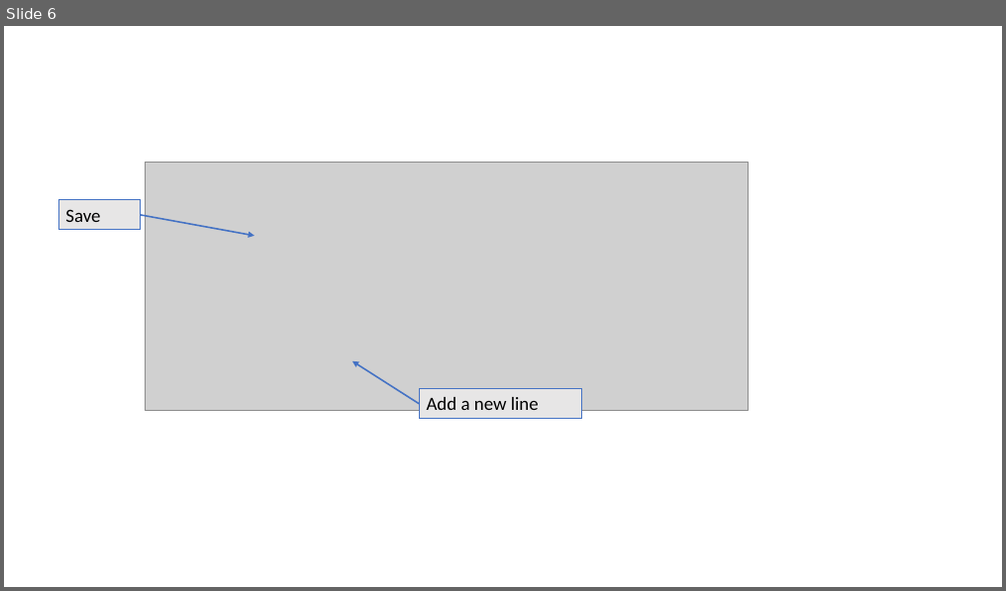
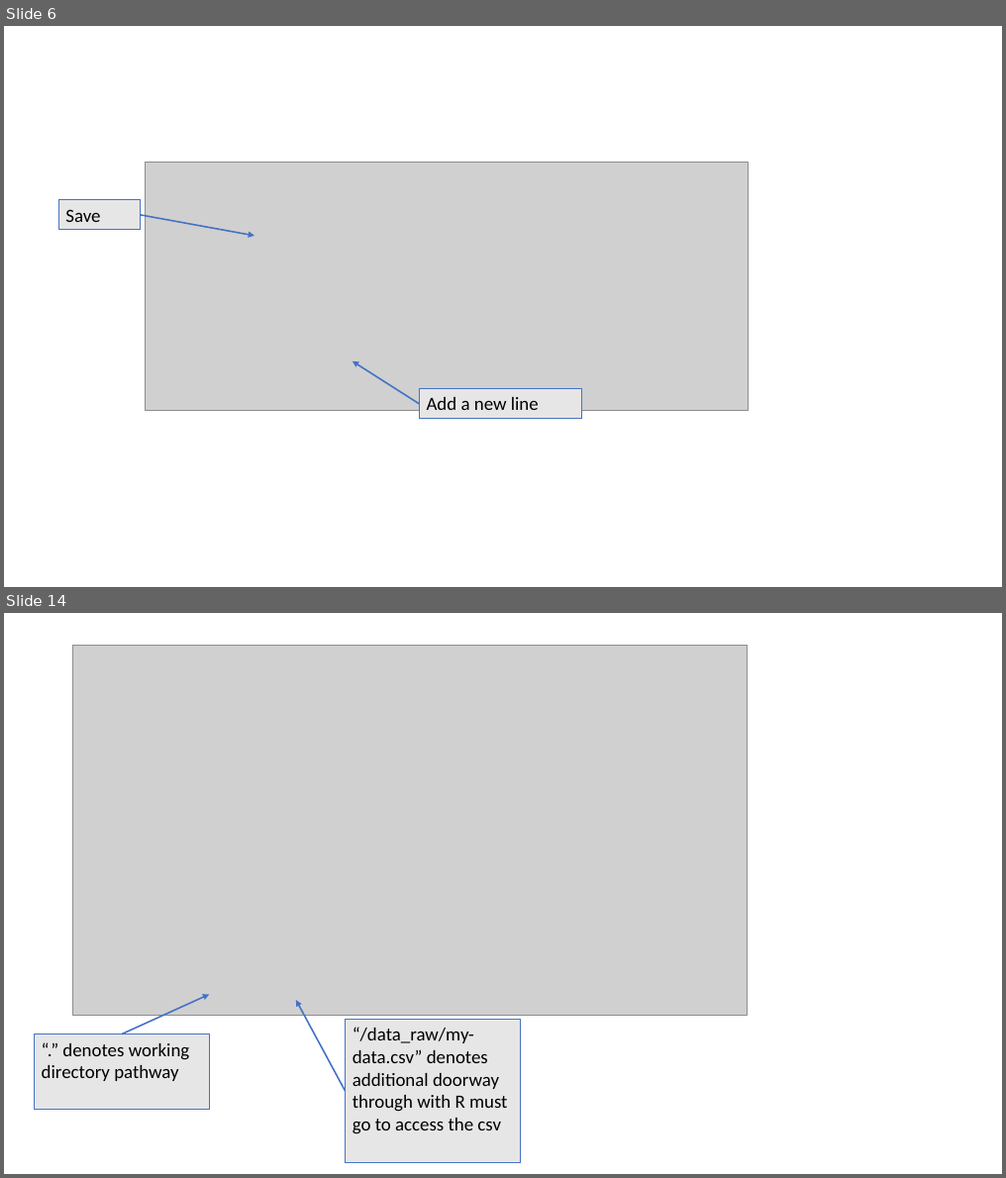
Before and after one commit to vgfield/Training-Development, a slide deck: Version Control.pptx. Shown one above the other, each under a label of ours: slide 6 before the commit, slides 6 and 14 after it; the slides between them are not shown. The pictures are 1006x591 and 1006x1178 pixels, drawn with LibreOffice and Linux fonts; fonts in the diff are those of the drawing; grey boxes stand for pictures. Boxes give left, top, right and bottom in pixels: in the first picture for what was removed or moved away, otherwise in the second. Text is boxed around its words. In the diff, an @@ line names an element or a change of style, - is before the commit and + after.

Commit message:
Upload raw data to GitHub

```diff
--- a/Version Control.pptx
+++ b/Version Control.pptx
@@ slide 14 added at (x1=4, y1=613, x2=1002, y2=1174), background #FFFFFF @@
@@ picture added at (x1=72, y1=646, x2=746, y2=1017) @@
@@ arrow added from (122, 1035) to (209, 995), #4472C4 1.5 pt @@
@@ arrow added from (346, 1091) to (296, 1000), #4472C4 1.5 pt @@
@@ rectangle added at (x1=346, y1=1020, x2=521, y2=1163), fill #E7E6E6, outline #4472C4 0.75 pt, 18 pt, text #000000 @@
+“/data_raw/my-data.csv” denotes additional doorway through with R must go to access the csv
@@ rectangle added at (x1=34, y1=1035, x2=209, y2=1110), fill #E7E6E6, outline #4472C4 0.75 pt, 18 pt, text #000000 @@
+“.” denotes working directory pathway
```
Also in this commit, not shown: 7 other slides added, 3 other files.
